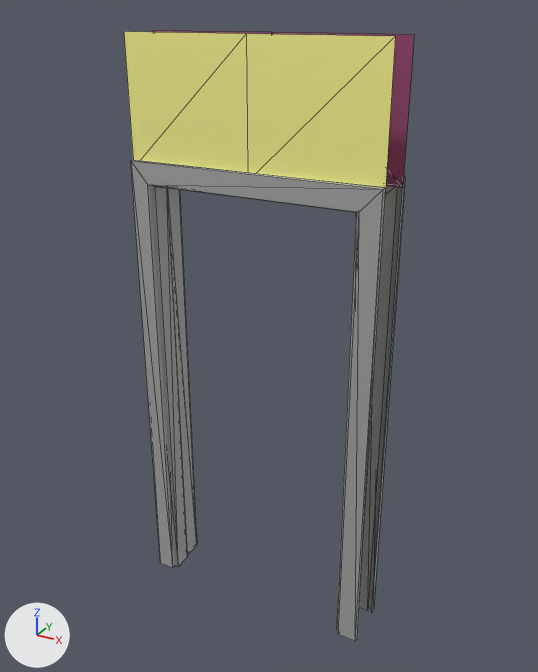
One commit to the FBX model Assets/SuburbNeighborhoodHousePack/Meshes/Building/Wall_Interior_1x_door_3.fbx: the scene before it, then after it.
One viewpoint serves both versions: a camera (50 mm lens) standing at (2.08, -2.8, 3.1) and looking at (0.52, 0.05, 1.68). Lighting does not change. The marker at lower left points along +X, +Y and +Z. Mesh edges are drawn as thin lines. Where no turn or scale is listed for an object, it has been applied to the vertices.

Names of what the first picture shows: 'Wall_Interior_1x_door'.
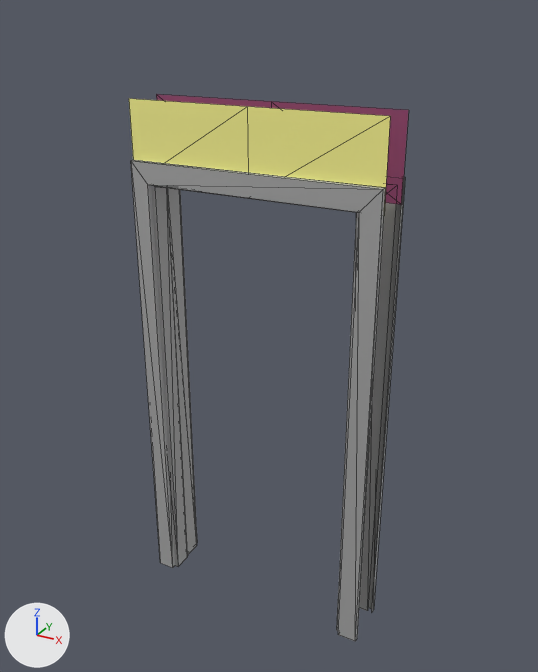
Patch to the scene script:
```diff
--- a/Assets/SuburbNeighborhoodHousePack/Meshes/Building/Wall_Interior_1x_door_3.fbx.py
+++ b/Assets/SuburbNeighborhoodHousePack/Meshes/Building/Wall_Interior_1x_door_3.fbx.py
@@ me_mesh @@
 me_mesh.from_pydata(...)  # 72 vertices, 86 faces; spans x -0.1..1.11, y -0.12..0.12, z 0.2..3.02
 # used by ob_wall_interior_1x_door; location = (0.0, 0.0, 0.0)
+# me_mesh part 1: the loose piece of 6 vertices spanning x -0.1..1.11, y 0.1, z 2.44..3.02 is scaled about its middle by (1, 0.958, 0.648), then moved by (0.0, 0.0, -0.17)
+# me_mesh part 2: the loose piece of 6 vertices spanning x -0.1..1.11, y -0.1, z 2.44..3.02 is scaled about its middle by (1, 0.981, 0.648), then moved by (0.0, 0.0, -0.17)
 me_mesh.materials.append(mat_in_whiteplaster)
```

Changed parts and their boxes (x1, y1, x2, y2) in the pictures (538 x 672 px; the box of a moved part takes in the faces that stretch with it):
'Wall_Interior_1x_door', reshaped (10% shorter): before (124, 30, 414, 641); after (129, 94, 409, 641)
part 1 of me_mesh, moved or reshaped: before (153, 30, 414, 188); after (156, 94, 409, 205)
part 2 of me_mesh, moved or reshaped: before (124, 31, 395, 194); after (129, 98, 390, 210)
